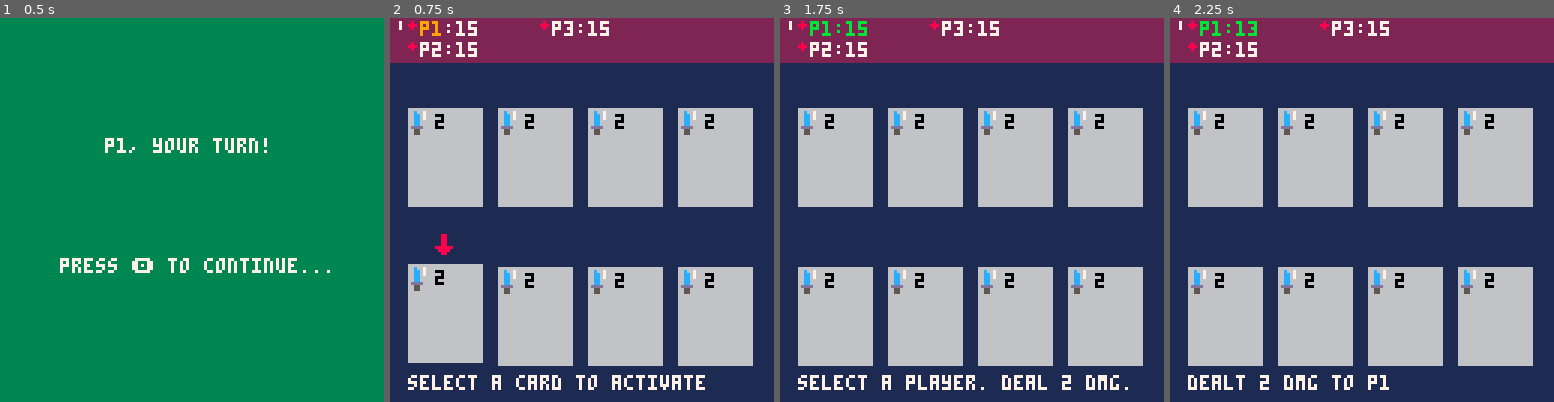
Above: before the commit, frames 1-4 (left to right).
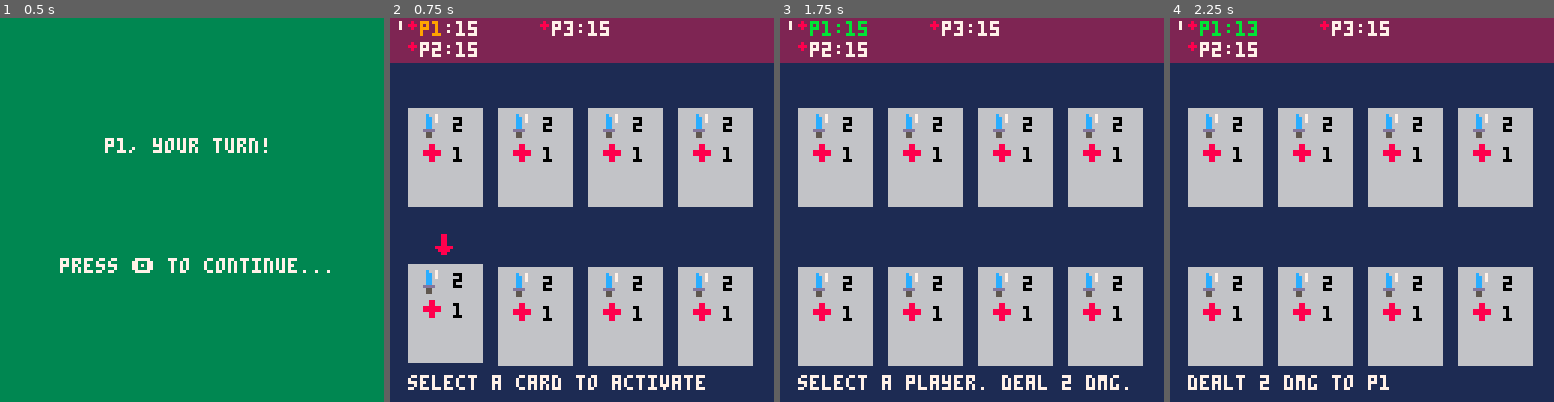
Above: after the commit, the same moments.

Repository: camden/minidom
Game: PICO-8 cartridge dom.p8
The game is run twice, just before and just after one commit, with the same random seed, the same clock (stepped at 60 frames per second) and the same inputs.
Inputs:
- Up to frame 1 (0.5 s): tap X (X key) at 0.33 s
- Up to frame 2 (0.75 s): tap O (Z key) at 0.7 s
- Up to frame 3 (1.75 s): tap X (X key) at 1.07 s; hold Right from 1.6 s (still down); tap O (Z key) at 1.7 s
- Up to frame 4 (2.25 s): tap X (X key) at 1.85 s; release Right at 2.1 s; tap O (Z key) at 2.1 s

Frame 1 is identical in both runs. In frame 2, 4.3% of the frame differs, in the area x 5-90%, y 24-79%; in frame 3, 4.3%; in frame 4, 4.3%.

Commit message:
added heal effect

Diff:
--- a/dom.p8
+++ b/dom.p8
@@ -38,6 +38,9 @@
   },
   attack_one = {
     spr_num = 2
+  },
+  heal = {
+    spr_num = 3
   },
   none = {}
 }
@@ -437,6 +440,7 @@
 function make_card()
   local effects = {}
   add(effects, make_effect(effect_types.attack_one, 2))
+  add(effects, make_effect(effect_types.heal, 1))
 
   local c = {
     value = rndint(50),
@@ -494,11 +498,11 @@
 
 function paint_card_icon(x, y0, card)
   local y = y0
-  local dist_between = 9
+  local dist_between = 10
 
   for fx in all(card.effects) do
-    paint_card_effect(x + 1, y + 1, fx)
-    y0 += dist_between
+    paint_card_effect(x + 5, y + 2, fx)
+    y += dist_between
   end
 end
 
@@ -507,7 +511,7 @@
   if sprite_idx then
     spr(sprite_idx, x, y)
   end
-  print(fx.value, x + 8, y + 1, 0)
+  print(fx.value, x + 10, y + 1, 0)
 end
 
 function paint_ui()
@@ -665,14 +669,14 @@
 end
 
 __gfx__
-00000000000880000c00700000088000080000000700000000000000000000000000000000000000000000000000000000000000000000000000000000000000
-00000000000880000cc0700000088000888000000700000000000000000000000000000000000000000000000000000000000000000000000000000000000000
-00700700000880000cc0700000088000080000000700000000000000000000000000000000000000000000000000000000000000000000000000000000000000
-00077000000880000cc0000088888888000000000000000000000000000000000000000000000000000000000000000000000000000000000000000000000000
-00077000088888800cc0000088888888000000000000000000000000000000000000000000000000000000000000000000000000000000000000000000000000
-0070070000888800dddd000000088000000000000000000000000000000000000000000000000000000000000000000000000000000000000000000000000000
-00000000000880000550000000088000000000000000000000000000000000000000000000000000000000000000000000000000000000000000000000000000
-00000000000000000550000000088000000000000000000000000000000000000000000000000000000000000000000000000000000000000000000000000000
+00000000000880000c00700000880000080000000700000000000000000000000000000000000000000000000000000000000000000000000000000000000000
+00000000000880000cc0700000880000888000000700000000000000000000000000000000000000000000000000000000000000000000000000000000000000
+00700700000880000cc0700088888800080000000700000000000000000000000000000000000000000000000000000000000000000000000000000000000000
+00077000000880000cc0000088888800000000000000000000000000000000000000000000000000000000000000000000000000000000000000000000000000
+00077000088888800cc0000000880000000000000000000000000000000000000000000000000000000000000000000000000000000000000000000000000000
+0070070000888800dddd000000880000000000000000000000000000000000000000000000000000000000000000000000000000000000000000000000000000
+00000000000880000550000000000000000000000000000000000000000000000000000000000000000000000000000000000000000000000000000000000000
+00000000000000000550000000000000000000000000000000000000000000000000000000000000000000000000000000000000000000000000000000000000
 00000000000000000c08080000000000000000000000000000000000000000000000000000000000000000000000000000000000000000000000000000000000
 00000000000000000cc0800000000000000000000000000000000000000000000000000000000000000000000000000000000000000000000000000000000000
 00000000000000000cc8080000000000000000000000000000000000000000000000000000000000000000000000000000000000000000000000000000000000
